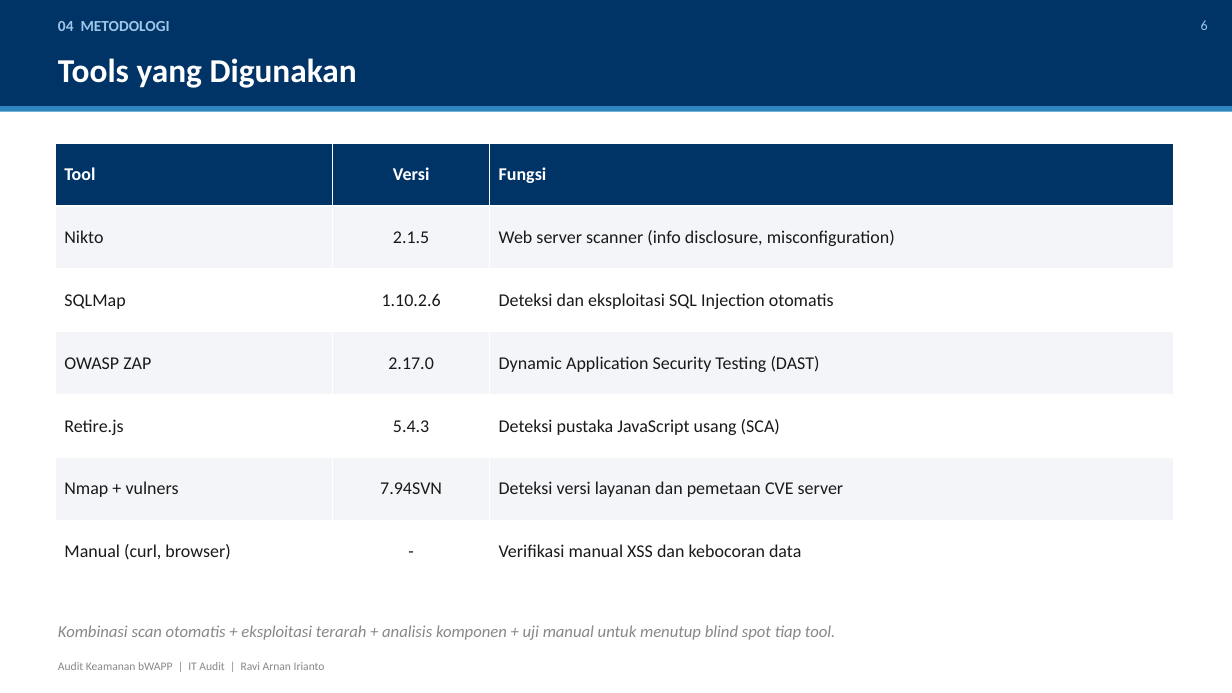
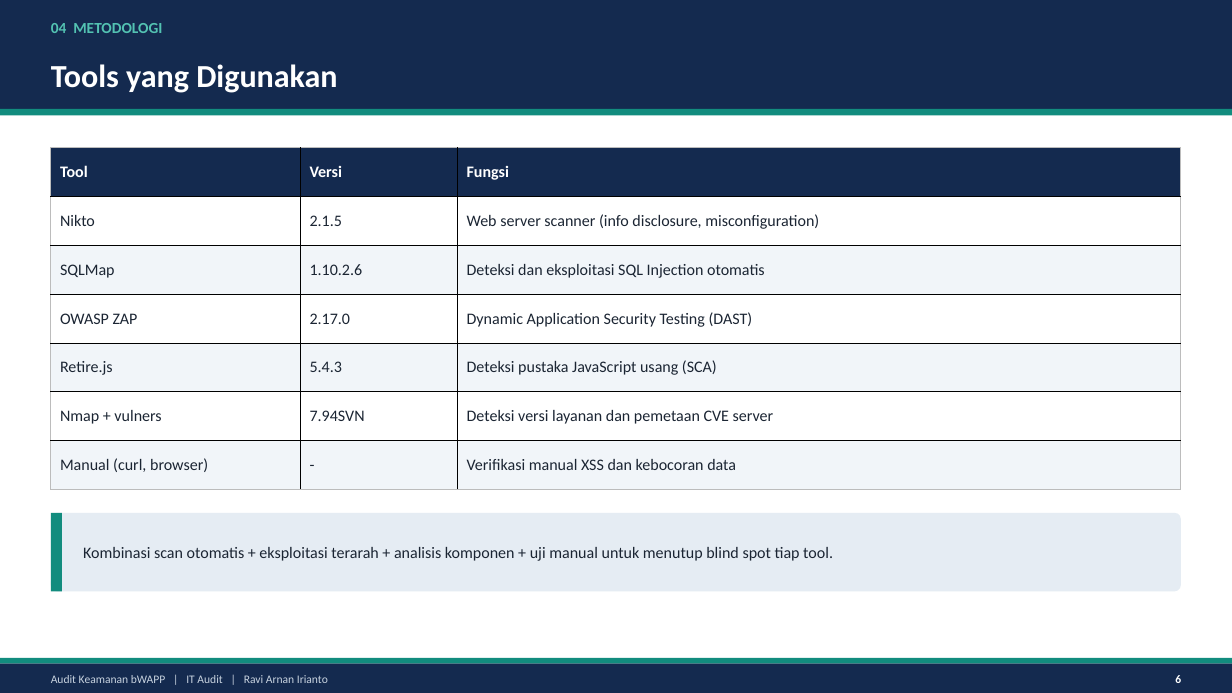
Before and after one commit to ravi-arnan/it-audit-bwapp, a slide deck: slide 6 of doc/presentasi_audit_bwapp.pptx. Drawn at 1232x693 pixels with LibreOffice and Linux fonts; fonts in the diff are those of the drawing. Boxes give left, top, right and bottom in pixels: in the first picture for what was removed or moved away, otherwise in the second. Text is boxed around its words. In the diff, an @@ line names an element or a change of style, - is before the commit and + after.

```diff
--- a/doc/presentasi_audit_bwapp.pptx
+++ b/doc/presentasi_audit_bwapp.pptx
@@ rectangle at [0, 0, 1232, 109]: fill #003366 to #142A4F @@
@@ text "04 METODOLOGI" at [51, 23, 162, 33]: text colour #9FC5E8 to #53C2B2; less space between paragraphs @@
@@ text "Tools yang Digunakan": place and size @@
-text "Tools yang Digunakan" at [58, 58, 357, 88]
+text "Tools yang Digunakan" at [51, 64, 337, 93]
@@ text "Tools yang Digunakan" at [51, 64, 337, 93]: size 26 to 25 pt; less space between paragraphs @@
@@ rectangle: place and size @@
-rectangle at [0, 106, 1232, 112]
+rectangle at [0, 109, 1232, 116]
@@ rectangle at [0, 109, 1232, 116]: fill #2E86C1 to #128C7E @@
@@ table at [51, 148, 1181, 490] @@
@@ fill #003366 to #142A4F in row 1 @@
@@ fill #F3F5F8 to #FFFFFF in 9 cells @@
@@ fill #FFFFFF to #F1F5F9 in 9 cells @@
@@ size 14 to 12.5 pt, text colour #1A1A1A to #1B2533 @@
@@ alignment centre to left @@
@@ borders changed @@
@@ table: place and size @@
-table at [55, 143, 1174, 583]
+table at [51, 148, 1181, 490]
@@ rounded rectangle added at [51, 513, 1181, 592], fill #E5ECF3 @@
@@ rectangle added at [51, 513, 62, 592], fill #128C7E @@
@@ text "Kombinasi scan otomatis + eksploitasi ...": place and size @@
-text "Kombinasi scan otomatis + eksploitasi ..." at [58, 625, 835, 640]
+text "Kombinasi scan otomatis + eksploitasi ..." at [83, 547, 833, 561]
@@ text "Kombinasi scan otomatis + eksploitasi ..." at [83, 547, 833, 561]: size 13 to 12.5 pt, text colour #888888 to #1B2533, italic off; line spacing 1 to 1.05; less space between paragraphs; vertical alignment top to middle @@
@@ rectangle added at [0, 658, 1232, 664], fill #128C7E @@
@@ rectangle added at [0, 664, 1232, 693], fill #142A4F @@
@@ text "Audit Keamanan bWAPP | IT ...": place and size @@
-text "Audit Keamanan bWAPP | IT ..." at [58, 662, 325, 670]
+text "Audit Keamanan bWAPP | IT ..." at [51, 675, 328, 683]
@@ text "Audit Keamanan bWAPP | IT ..." at [51, 675, 328, 683]: text colour #888888 to #C7D2DF; less space between paragraphs; vertical alignment top to middle @@
@@ text "6": place and size @@
-text "6" at [1201, 20, 1208, 30]
+text "6" at [1175, 675, 1181, 683]
@@ text "6" at [1175, 675, 1181, 683]: size 11 to 9 pt, text colour #9FC5E8 to #FFFFFF, bold on; less space between paragraphs; vertical alignment top to middle @@
```
Also in this commit, not shown: 16 other slides changed, 2 other files.
